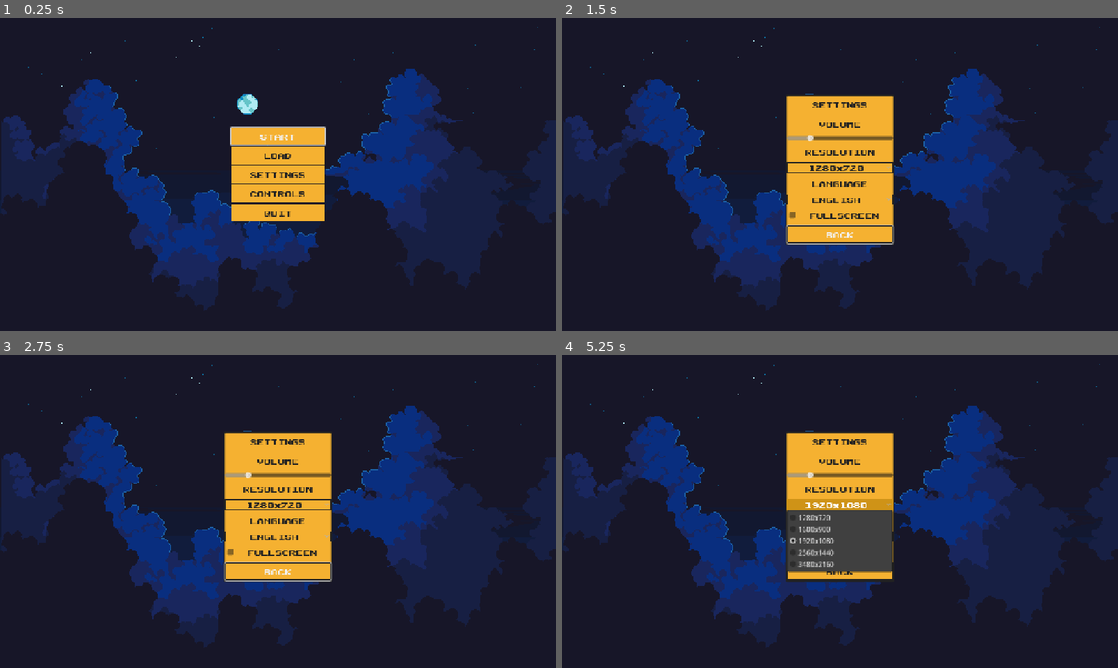
Above: before the commit, frames 1-4 (two rows, left to right).
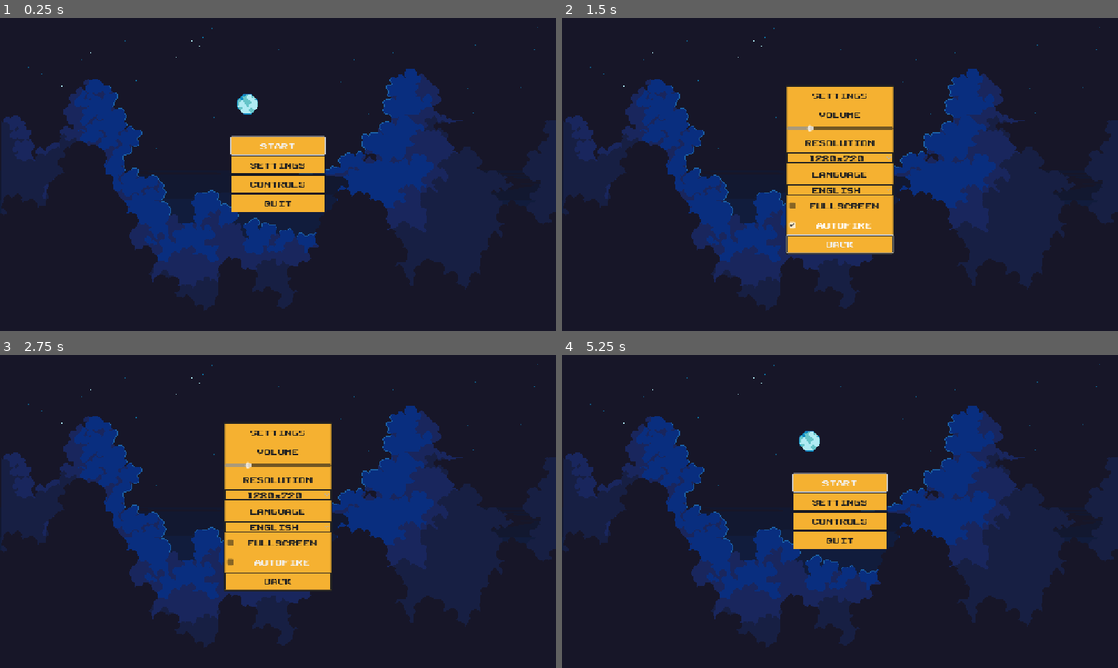
Above: after the commit, the same moments.

Repository: fabiolrodriguez/k-raio
Game: Godot game, scene res://scenes/main_menu/main_menu.tscn
The game is run twice, just before and just after one commit, with the same random seed, the same clock (stepped at 60 frames per second) and the same inputs.
Inputs (mouse positions are in pixels of both pictures, inside the frame that each line leads up to):
- Up to frame 1 (0.25 s): no input
- Up to frame 2 (1.5 s): click (840, 155) at 0.5 s, where only the run before the commit has a clickable "LOAD"; click "SETTINGS" at 1.25 s
- Up to frame 3 (2.75 s): click (278, 561) at 2 s, where only the run after the commit has a clickable "AUTOFIRE"
- Up to frame 4 (5.25 s): click "1280x720" at 2.75 s; click "ENGLISH" at 3.5 s; click "1920x1080" at 4.25 s; click "BACK" at 5 s

The runs differ from the first frame. In frame 1, 2.2% of the frame differs, in the area x 41-59%, y 34-65%; in frame 2, 4.0%; in frame 3, 4.0%; in frame 4, 8.2%, in the area x 40-60%, y 24-73%.

Commit message:
visual improvements and autofire

Diff:
--- a/scenes/level/level.gd
+++ b/scenes/level/level.gd
@@ -124,7 +124,8 @@
 	var spread_count = upgrades.get("spread_shot", 0)
 	var speed_count = upgrades.get("speed_up", 0)
 	var fire_rate_count = upgrades.get("fire_rate", 0)
-	var shield_count = upgrades.get("shield", 0)
+	#var shield_count = upgrades.get("shield", 0)
+	var shield_count = player.shield_charges
 
 	spread_label.text = "x%d" % spread_count
 	speed_label.text = "x%d" % speed_count
--- a/scenes/main_menu/main_menu.tscn
+++ b/scenes/main_menu/main_menu.tscn
@@ -141,17 +141,6 @@
 theme_override_styles/pressed = SubResource("StyleBoxFlat_fsom3")
 theme_override_styles/hover = SubResource("StyleBoxFlat_0ebjn")
 text = "START GAME"
-
-[node name="load" type="Button" parent="menu/MainPanel/MarginContainer/VBoxContainer" unique_id=1397168083]
-custom_minimum_size = Vector2(0, 40)
-layout_mode = 2
-theme_override_colors/font_color = Color(0.13333334, 0.13333334, 0.13333334, 1)
-theme_override_colors/font_hover_color = Color(0.13333334, 0.13333334, 0.13333334, 1)
-theme_override_fonts/font = ExtResource("1_fsom3")
-theme_override_styles/normal = SubResource("StyleBoxFlat_1b6gl")
-theme_override_styles/pressed = SubResource("StyleBoxFlat_fsom3")
-theme_override_styles/hover = SubResource("StyleBoxFlat_0ebjn")
-text = "LOAD GAME"
 
 [node name="settings" type="Button" parent="menu/MainPanel/MarginContainer/VBoxContainer" unique_id=1908399796]
 custom_minimum_size = Vector2(0, 40)
@@ -276,6 +265,14 @@
 text = "FULLSCREEN"
 alignment = 1
 
+[node name="AutoFireCheckbox" type="CheckBox" parent="menu/SettingsPanel/MarginContainer/VBoxContainer" unique_id=142626794]
+custom_minimum_size = Vector2(0, 40)
+layout_mode = 2
+theme_override_colors/font_color = Color(0.13333334, 0.13333334, 0.13333334, 1)
+theme_override_fonts/font = ExtResource("1_fsom3")
+text = "AUTOFIRE"
+alignment = 1
+
 [node name="BackButton" type="Button" parent="menu/SettingsPanel/MarginContainer/VBoxContainer" unique_id=1609633977]
 custom_minimum_size = Vector2(0, 40)
 layout_mode = 2
@@ -366,9 +363,6 @@
 [connection signal="focus_entered" from="menu/MainPanel/MarginContainer/VBoxContainer/start" to="." method="_on_start_focus_entered"]
 [connection signal="mouse_entered" from="menu/MainPanel/MarginContainer/VBoxContainer/start" to="." method="_on_start_mouse_entered"]
 [connection signal="pressed" from="menu/MainPanel/MarginContainer/VBoxContainer/start" to="." method="_on_start_pressed"]
-[connection signal="focus_entered" from="menu/MainPanel/MarginContainer/VBoxContainer/load" to="." method="_on_load_focus_entered"]
-[connection signal="mouse_entered" from="menu/MainPanel/MarginContainer/VBoxContainer/load" to="." method="_on_load_mouse_entered"]
-[connection signal="pressed" from="menu/MainPanel/MarginContainer/VBoxContainer/load" to="." method="_on_load_pressed"]
 [connection signal="focus_entered" from="menu/MainPanel/MarginContainer/VBoxContainer/settings" to="." method="_on_settings_focus_entered"]
 [connection signal="mouse_entered" from="menu/MainPanel/MarginContainer/VBoxContainer/settings" to="." method="_on_settings_mouse_entered"]
 [connection signal="pressed" from="menu/MainPanel/MarginContainer/VBoxContainer/settings" to="." method="_on_settings_pressed"]
@@ -382,6 +376,7 @@
 [connection signal="item_selected" from="menu/SettingsPanel/MarginContainer/VBoxContainer/OptionButton" to="." method="_on_option_button_item_selected"]
 [connection signal="item_selected" from="menu/SettingsPanel/MarginContainer/VBoxContainer/LanguageSelector" to="." method="_on_language_selector_item_selected"]
 [connection signal="toggled" from="menu/SettingsPanel/MarginContainer/VBoxContainer/FullscreenCheckbox" to="." method="_on_fullscreen_checkbox_toggled"]
+[connection signal="toggled" from="menu/SettingsPanel/MarginContainer/VBoxContainer/AutoFireCheckbox" to="." method="_on_auto_fire_checkbox_toggled"]
 [connection signal="focus_entered" from="menu/SettingsPanel/MarginContainer/VBoxContainer/BackButton" to="." method="_on_back_button_focus_entered"]
 [connection signal="mouse_entered" from="menu/SettingsPanel/MarginContainer/VBoxContainer/BackButton" to="." method="_on_back_button_mouse_entered"]
 [connection signal="pressed" from="menu/SettingsPanel/MarginContainer/VBoxContainer/BackButton" to="." method="_on_back_button_pressed"]
--- a/scripts/boss.gd
+++ b/scripts/boss.gd
@@ -16,7 +16,9 @@
 @onready var shoot_point_center = $shootpoint
 @onready var shoot_point_right = $shootpointright
 @onready var shoot_timer = $shoottimer
+@onready var boss_sprite = $texture
 
+var hit_flash_playing := false
 var entered_position := false
 var moving_right := true
 var start_x := 0.0
@@ -51,6 +53,7 @@
 
 func take_damage(amount: int = 1):
 	hp -= amount
+	#play_hit_flash()
 	emit_signal("boss_health_changed", hp, max_hp)
 
 	if hp <= 0:
@@ -97,3 +100,20 @@
 
 func set_movement_origin():
 	start_x = global_position.x
+
+func play_hit_flash():
+	if boss_sprite == null:
+		return
+
+	if hit_flash_playing:
+		return
+
+	hit_flash_playing = true
+
+	var original_modulate = boss_sprite.modulate
+
+	boss_sprite.modulate = Color(1.0, 0.2, 0.2, 0.271)
+	await get_tree().create_timer(0.25).timeout
+
+	boss_sprite.modulate = original_modulate
+	hit_flash_playing = false
--- a/scripts/localization_manager.gd
+++ b/scripts/localization_manager.gd
@@ -25,7 +25,8 @@
 		"controls_move_right": "Mover para a direita",
 		"controls_confirm": "Confirmar",
 		"controls_pause": "Pausar",
-		"round": "REALIDADE"
+		"round": "REALIDADE",
+		"menu_autofire": "TIRO AUTOMÁTICO"
 	},
 	"en_US": {
 		"menu_start": "START",
@@ -47,7 +48,8 @@
 		"controls_move_right": "Move right",
 		"controls_confirm": "Confirm",
 		"controls_pause": "Pause",
-		"round": "REALITY"
+		"round": "REALITY",
+		"menu_autofire": "AUTOFIRE"
 	}
 }
 
--- a/scripts/main_menu.gd
+++ b/scripts/main_menu.gd
@@ -11,7 +11,6 @@
 @onready var volume_slider = $menu/SettingsPanel/MarginContainer/VBoxContainer/VolumeSlider
 @onready var quit_button = $menu/MainPanel/MarginContainer/VBoxContainer/quit
 @onready var settings_button = $menu/MainPanel/MarginContainer/VBoxContainer/settings
-@onready var load_button = $menu/MainPanel/MarginContainer/VBoxContainer/load
 @onready var controls_button = $menu/MainPanel/MarginContainer/VBoxContainer/controls
 @onready var settings_label = $menu/SettingsPanel/MarginContainer/VBoxContainer/TitleLabel
 @onready var resolution_label = $menu/SettingsPanel/MarginContainer/VBoxContainer/ResolutionLabel
@@ -23,6 +22,8 @@
 @onready var controls_list = $menu/ControlsPanel/MarginContainer/VBoxContainer/ControlsListPanel/MarginContainer/ControlsList
 @onready var controls_title = $menu/ControlsPanel/MarginContainer/VBoxContainer/TitleLabel
 @onready var controls_back_button = $menu/ControlsPanel/MarginContainer/VBoxContainer/BackButton
+@onready var autofire_checkbox = $menu/SettingsPanel/MarginContainer/VBoxContainer/AutoFireCheckbox
+
 
 var bg_music = preload("res://assets/audio/music/piano-bg.mp3")
 
@@ -94,7 +95,6 @@
 
 func update_texts():
 	start_button.text = LocalizationManager.tr_key("menu_start")
-	load_button.text = LocalizationManager.tr_key("menu_load")
 	back_button.text = LocalizationManager.tr_key("menu_back")
 	quit_button.text = LocalizationManager.tr_key("menu_quit")
 	settings_button.text = LocalizationManager.tr_key("menu_settings")
@@ -102,6 +102,7 @@
 	resolution_label.text = LocalizationManager.tr_key("menu_resolution")
 	language_label.text = LocalizationManager.tr_key("menu_language")
 	settings_label.text = LocalizationManager.tr_key("menu_settings")
+	autofire_checkbox.text = LocalizationManager.tr_key("menu_autofire")
 	fullscreen_checkbox.text = LocalizationManager.tr_key("menu_fullscreen")
 	pause_menu.resume_button.text = LocalizationManager.tr_key("menu_resume")
 	pause_menu.quit_button.text = LocalizationManager.tr_key("menu_quit")
@@ -111,6 +112,7 @@
 	fullscreen_checkbox.button_pressed = SettingsManager.fullscreen
 	volume_slider.value = SettingsManager.volume
 	resolution_selector.select(SettingsManager.resolution_index)
+	autofire_checkbox.button_pressed = SettingsManager.auto_fire
 	sync_language_selector()
 
 # Button Sounds and Actions
@@ -172,6 +174,7 @@
 		SettingsManager.fscr(true)
 	else:
 		SettingsManager.fscr(false)
+
 
 func _on_option_button_item_selected(index) -> void:
 	var res = resolutions[index]
@@ -241,3 +244,10 @@
 	controls_panel.visible = true
 	populate_controls_panel()
 	controls_back_button.grab_focus()
+
+func _on_auto_fire_checkbox_toggled(toggled_on: bool) -> void:
+	AudioManager.play_click()
+	if toggled_on:
+		SettingsManager.autofire(true)
+	else:
+		SettingsManager.autofire(false)
--- a/scripts/player.gd
+++ b/scripts/player.gd
@@ -38,7 +38,21 @@
 
 	clamp_to_screen()
 
-	if Input.is_action_pressed("ui_accept") and can_shoot:
+	#if Input.is_action_pressed("ui_accept") and can_shoot:
+		#can_shoot = false
+		#shoot()
+#
+		#var timer = get_tree().create_timer(fire_rate)
+		#timer.timeout.connect(reset_fire)
+
+	var wants_to_shoot := false
+
+	if SettingsManager.auto_fire:
+		wants_to_shoot = true
+	else:
+		wants_to_shoot = Input.is_action_pressed("ui_accept")
+
+	if wants_to_shoot and can_shoot:
 		can_shoot = false
 		shoot()
 
@@ -69,9 +83,9 @@
 	# verifica shield antes de morrer
 	if shield_charges > 0:
 		shield_charges -= 1
-		on_shield_hit()
 		update_shield_visual()
 		emit_signal("upgrades_changed")
+		on_shield_hit()
 		return
 
 	is_dead = true
@@ -114,7 +128,18 @@
 func on_shield_hit():
 	print("Shield absorveu o dano!")
 
-	# aqui podemos adicionar efeito visual depois
+	if shield_sprite == null:
+		return
+
+	for i in range(3):
+		shield_sprite.visible = false
+		await get_tree().create_timer(0.08).timeout
+
+		if shield_charges > 0:
+			shield_sprite.visible = true
+		await get_tree().create_timer(0.08).timeout
+
+	update_shield_visual()
 
 func update_shield_visual():
 	if shield_sprite == null:
--- a/scripts/settings_manager.gd
+++ b/scripts/settings_manager.gd
@@ -3,6 +3,7 @@
 var volume := 1.0
 var fullscreen := false
 var resolution_index := 0
+var auto_fire := true
 
 var config = ConfigFile.new()
 const SETTINGS_PATH := "user://settings.cfg"
@@ -22,6 +23,7 @@
 	config.set_value("settings", "fullscreen", fullscreen)
 	config.set_value("settings", "resolution_index", resolution_index)
 	config.set_value("settings", "language", language)
+	config.set_value("settings", "auto_fire", auto_fire)
 
 	config.save(SETTINGS_PATH)
 
@@ -34,6 +36,7 @@
 	fullscreen = config.get_value("settings", "fullscreen", false)
 	resolution_index = config.get_value("settings", "resolution_index", 0)
 	language = config.get_value("settings", "language", "pt_BR")
+	auto_fire = config.get_value("settings", "auto_fire", true)
 
 func apply_resolution():
 	if resolution_index < 0 or resolution_index >= resolutions.size():
@@ -72,6 +75,11 @@
 	save()
 	apply()
 
+func autofire(checkbox):
+	auto_fire = checkbox
+	save()
+	apply()
+
 func apply_language():
 	LocalizationManager.set_language(language)
 
